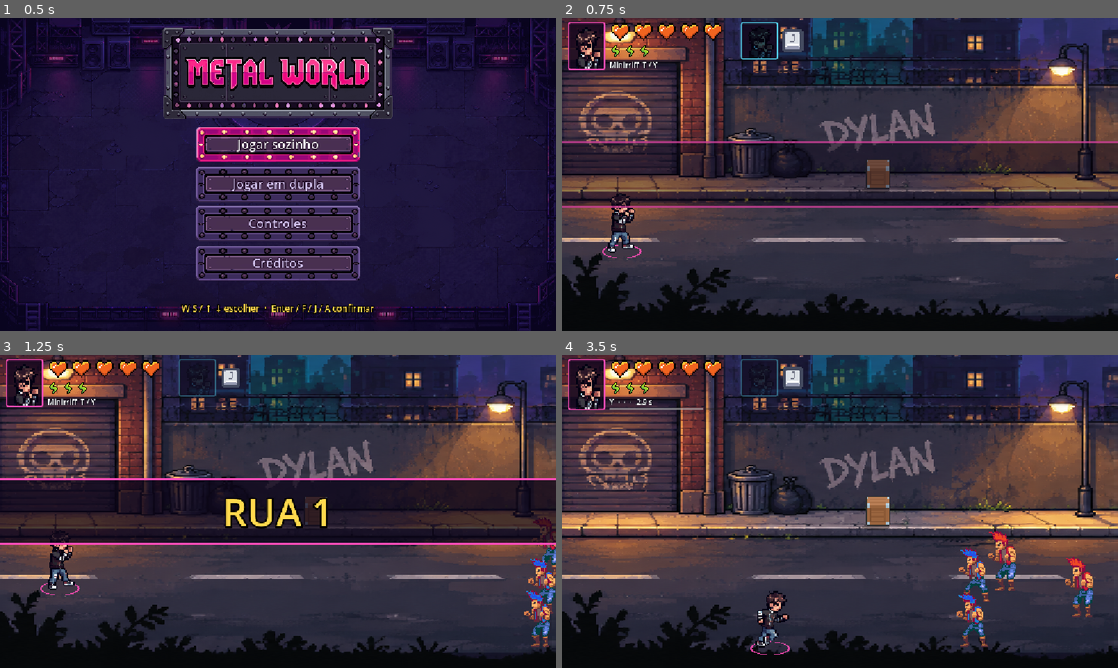
Above: before the commit, frames 1-4 (two rows, left to right).
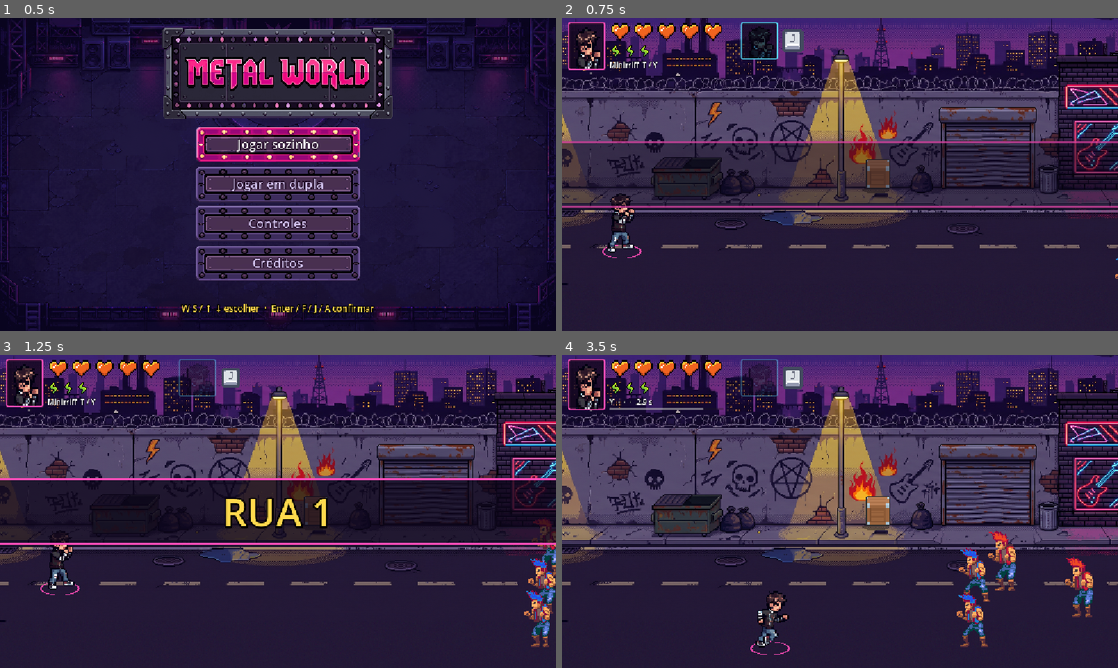
Above: after the commit, the same moments.

Repository: lucas-gif561/metalworld
Game: Godot game, scene res://ui/tela_inicial.tscn
The game is run twice, just before and just after one commit, with the same random seed, the same clock (stepped at 60 frames per second) and the same inputs. Sound files missing from this copy of the repository are replaced by a short silence.
Inputs (mouse positions are in pixels of both pictures, inside the frame that each line leads up to):
- Up to frame 1 (0.5 s): no input
- Up to frame 2 (0.75 s): click "Jogar sozinho" at 0.5 s
- Up to frame 3 (1.25 s): no input
- Up to frame 4 (3.5 s): tap Enter at 1.25 s; move the mouse to (962, 495) at 1.27 s; hold D (mover_direita) 1.28-2.03 s; hold F (atacar) 1.28-2.03 s; click (962, 495) at 1.42 s; move the mouse to (728, 527) at 2.02 s; hold S (mover_baixo) 2.03-2.78 s; tap G (dodge) at 2.1 s; move the mouse to (895, 442) at 2.77 s; hold D (mover_direita) from 2.78 s (still down); tap Y (interagir) at 2.85 s

Frame 1 is identical in both runs. In frame 2, 67% of the frame differs, in the area x 0-100%, y 0-100%; in frame 3, 58%; in frame 4, 73%.

Commit message:
Rua 1: fundo novo rua_metal cobrindo as 5 arenas
Uma imagem só no lugar da rua_noite repetida com espelho.

Co-Authored-By: Claude Opus 5.5 <noreply@anthropic.com>

Diff:
--- a/fases/rua_1/rua_1.tscn
+++ b/fases/rua_1/rua_1.tscn
@@ -2,7 +2,7 @@
 
 [ext_resource type="PackedScene" uid="uid://dqlqnehxlyabn" path="res://personagens/dylan/jogador.tscn" id="1_k2fmo"]
 [ext_resource type="Script" uid="uid://dqwep2au7svfk" path="res://fases/comum/fase_rua.gd" id="1_l3cfh"]
-[ext_resource type="Texture2D" uid="uid://wyje6x10trew" path="res://assets/fundos/rua_noite.png" id="2_6q06x"]
+[ext_resource type="Texture2D" path="res://assets/fundos/rua_metal.png" id="2_6q06x"]
 [ext_resource type="PackedScene" uid="uid://cveoxj6cty0lj" path="res://inimigos/base/inimigo.tscn" id="5_yyfjg"]
 [ext_resource type="PackedScene" uid="uid://dh5fwt2atm5of" path="res://inimigos/tanque/inimigo_tanque.tscn" id="6_hujxm"]
 [ext_resource type="Script" uid="uid://c2r13nvu5ypje" path="res://fases/comum/gerenciador_ondas.gd" id="6_ow5a4"]
@@ -21,16 +21,9 @@
 
 [node name="Background" type="Sprite2D" parent="." unique_id=1117690434]
 z_index = -1
-position = Vector2(1622.5001, 215.99998)
-scale = Vector2(1.4986188, 1.1933701)
+position = Vector2(2632.8, 280.6)
+scale = Vector2(1.1, 1.1)
 texture = ExtResource("2_6q06x")
-
-[node name="BackgroundExtensao" type="Sprite2D" parent="." unique_id=1693534096]
-z_index = -1
-position = Vector2(4877.5, 215.99998)
-scale = Vector2(1.4986188, 1.1933701)
-texture = ExtResource("2_6q06x")
-flip_h = true
 
 [node name="Portal" parent="." unique_id=1925924290 instance=ExtResource("9_b1x3f")]
 position = Vector2(5174, 461)
Binary file added: assets/fundos/rua_metal.png
Not shown, added: assets/fundos/rua_metal.png.import
